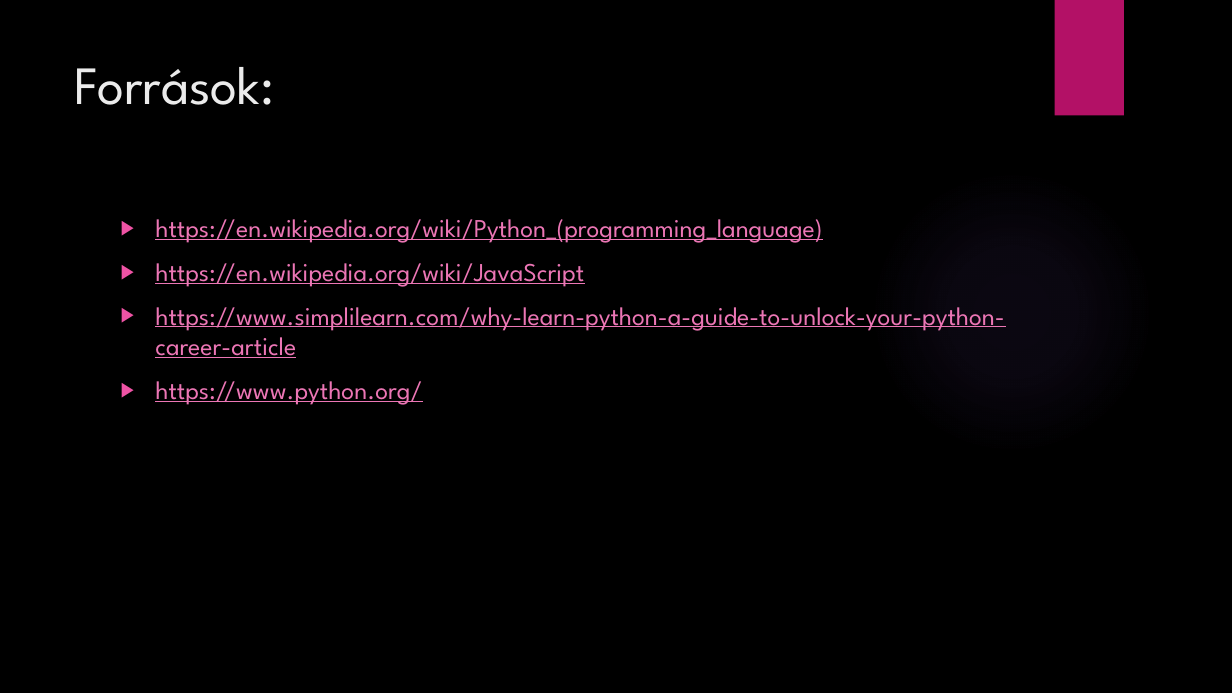
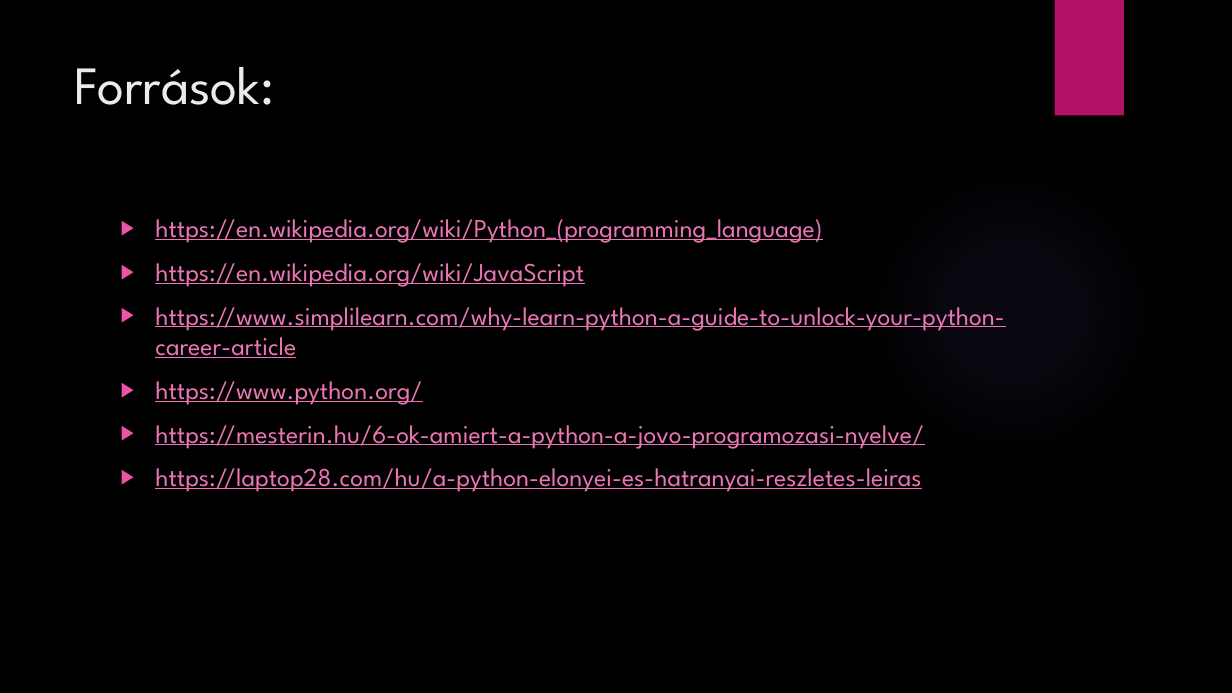
Before and after one commit to IaamSteve/t-zperces_prezent-ci-, a slide deck: slide 5 of Python, Javascript.pptx (slide 4 before the commit). Drawn at 1232x693 pixels with LibreOffice and Linux fonts; fonts in the diff are those of the drawing; background and template pictures are left out. Boxes give left, top, right and bottom in pixels: in the first picture for what was removed or moved away, otherwise in the second. Text is boxed around its words. In the diff, an @@ line names an element or a change of style, - is before the commit and + after.

```diff
--- a/Python, Javascript.pptx
+++ b/Python, Javascript.pptx
@@ text at (155, 425, 924, 492): paragraphs added @@
+▶ https://mesterin.hu/6-ok-amiert-a-python-a-jovo-programozasi-nyelve/
+▶ https://laptop28.com/hu/a-python-elonyei-es-hatranyai-reszletes-leiras
```
Also in this commit, not shown: 1 other slide changed, 1 slide added.
